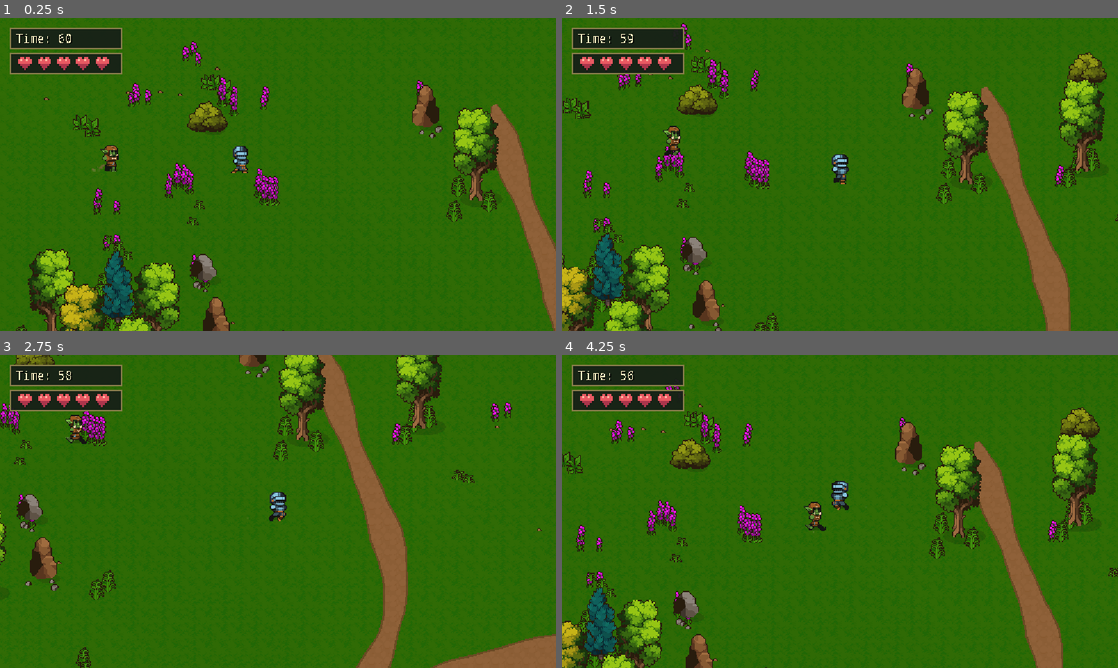
Above: before the commit, frames 1-4 (two rows, left to right).
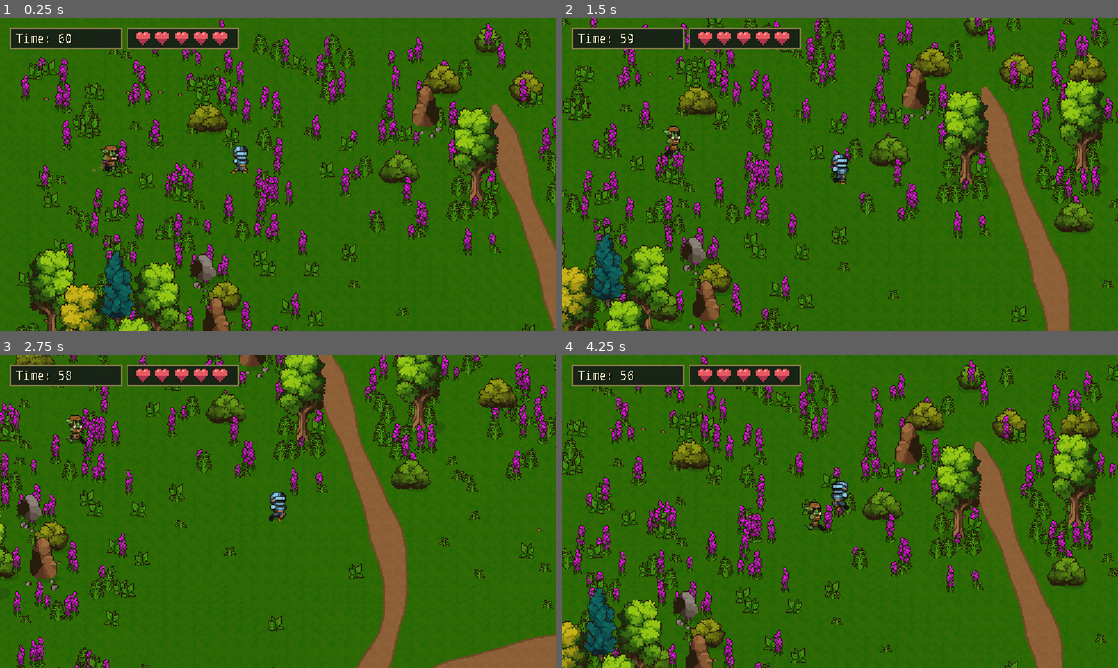
Above: after the commit, the same moments.

Repository: Tin0709/Last60Seconds
Game: Godot game, scene res://game.tscn
The game is run twice, just before and just after one commit, with the same random seed, the same clock (stepped at 60 frames per second) and the same inputs.
Inputs:
- Up to frame 1 (0.25 s): no input
- Up to frame 2 (1.5 s): hold D (move_right) 0.53-1.28 s; hold S (move_down) from 1.28 s (still down)
- Up to frame 3 (2.75 s): release S (move_down) at 2.03 s; hold D (move_right) from 2.03 s (still down)
- Up to frame 4 (4.25 s): release D (move_right) at 2.78 s; hold W (move_up) 2.78-3.53 s; hold A (move_left) from 3.53 s (still down)

The runs differ from the first frame. In frame 1, 14% of the frame differs, in the area x 1-100%, y 0-100%; in frame 2, 15%; in frame 3, 12%; in frame 4, 15%, in the area x 0-100%, y 0-100%.

Commit message:
Polish combat, UI, and environment visuals

Diff:
--- a/game.tscn
+++ b/game.tscn
@@ -97,10 +97,17 @@
 [node name="SurvivedLabel" type="Label" parent="HUD"]
 visible = false
 texture_filter = 1
-offset_left = 20.0
-offset_top = 136.0
-offset_right = 304.0
-offset_bottom = 196.0
+anchors_preset = 8
+anchor_left = 0.5
+anchor_top = 0.5
+anchor_right = 0.5
+anchor_bottom = 0.5
+offset_left = -142.0
+offset_top = -30.0
+offset_right = 142.0
+offset_bottom = 30.0
+grow_horizontal = 2
+grow_vertical = 2
 mouse_filter = 2
 theme = ExtResource("8_ui")
 theme_override_font_sizes/font_size = 28
@@ -110,10 +117,10 @@
 
 [node name="HealthDisplay" type="Control" parent="HUD"]
 texture_filter = 1
-offset_left = 20.0
-offset_top = 72.0
-offset_right = 252.0
-offset_bottom = 116.0
+offset_left = 264.0
+offset_top = 20.0
+offset_right = 496.0
+offset_bottom = 64.0
 mouse_filter = 2
 theme = ExtResource("8_ui")
 script = ExtResource("9_health")
@@ -127,9 +134,9 @@
 anchor_right = 0.5
 anchor_bottom = 0.5
 offset_left = -142.0
-offset_top = -26.0
+offset_top = 46.0
 offset_right = 142.0
-offset_bottom = 26.0
+offset_bottom = 98.0
 grow_horizontal = 2
 grow_vertical = 2
 theme = ExtResource("8_ui")
--- a/world.gd
+++ b/world.gd
@@ -76,6 +76,29 @@
 					var nearby = point + Vector2(rng.randf_range(-24, 24), rng.randf_range(-18, 18))
 					if not is_on_path(nearby):
 						add_prop($Decorations, VEGETATION, region, nearby)
+
+	# A jittered carpet fills the gaps between patches without moving existing props.
+	rng.seed = 601
+	var vegetation_bounds = bounds.grow(-48.0)
+	for x in range(ceili(vegetation_bounds.size.x / 64.0)):
+		for y in range(ceili(vegetation_bounds.size.y / 64.0)):
+			var point = vegetation_bounds.position + Vector2(x * 64.0, y * 64.0) + Vector2(rng.randf_range(0, 64), rng.randf_range(0, 64))
+			var central = clearing.has_point(point)
+			if rng.randf() > (0.28 if central else 0.90):
+				continue
+			if not vegetation_bounds.has_point(point) or is_on_path(point):
+				continue
+			for detail in range(1 if central else rng.randi_range(1, 2)):
+				var nearby = point + Vector2(rng.randf_range(-18, 18), rng.randf_range(-14, 14))
+				if not vegetation_bounds.has_point(nearby) or is_on_path(nearby):
+					continue
+				var short_plant = central or clearing.has_point(nearby)
+				var region = details[rng.randi_range(0, 1 if short_plant else details.size() - 1)]
+				add_prop($Decorations, VEGETATION, region, nearby, 0.0, rng.randf() < 0.5)
+			# Occasional bushes break up the low cover outside the gameplay clearing.
+			if not central and rng.randf() < 0.08:
+				var region = Rect2(rng.randi_range(0, 1) * 48, rng.randi_range(0, 2) * 32, 48, 32)
+				add_prop($Decorations, VEGETATION, region, point, 0.0, rng.randf() < 0.5)
 
 func build_ground(bounds: Rect2) -> void:
 	var atlas = TileSetAtlasSource.new()
